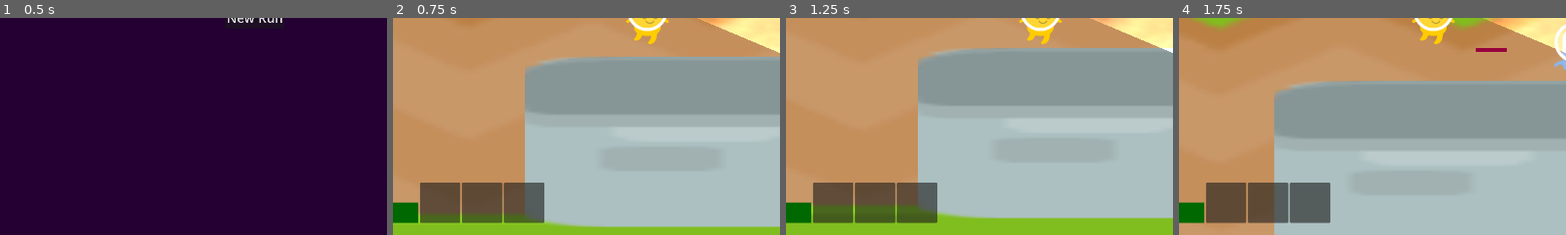
Above: before the commit, frames 1-4 (left to right).
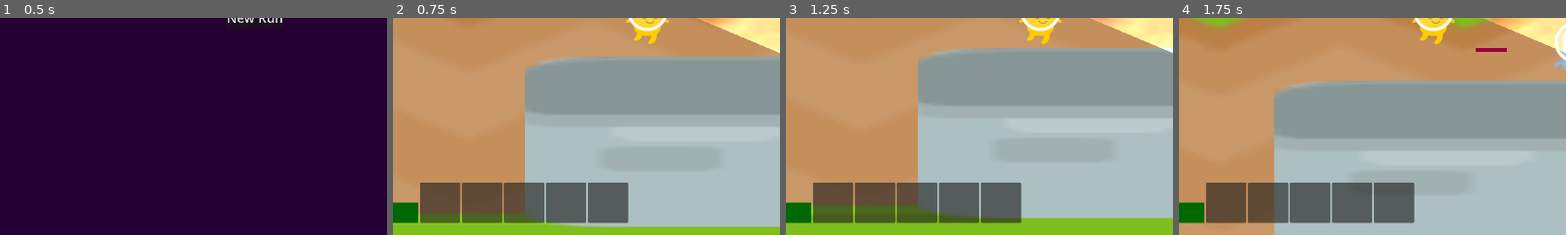
Above: after the commit, the same moments.

Repository: super-Colin/godot-rogue-halls
Game: Godot game, scene res://game.tscn
The game is run twice, just before and just after one commit, with the same random seed, the same clock (stepped at 60 frames per second) and the same inputs.
Inputs (mouse positions are % of the whole screen's width and height, from its top left):
- Up to frame 1 (0.5 s): no input
- Up to frame 2 (0.75 s): click "New Run" at 0.5 s
- Up to frame 3 (1.25 s): no input
- Up to frame 4 (1.75 s): move the mouse to (72, 45) at 1.27 s; hold Right (Move_Right) from 1.28 s (still down); click (72, 45) at 1.35 s; tap Space (Jump) at 1.52 s; tap C (Interact) at 1.55 s
The pictures show only the part of the screen within x 17-67%, y 50-100%; the shares and areas given below are measured in that part.

Frame 1 is identical in both runs. In frame 2, 3.9% of the frame differs, in the area x 39-61%, y 75-95%; in frame 3, 3.9%; in frame 4, 3.9%.

Commit message:
basic skill menu sketch

Diff:
--- a/Globals.gd
+++ b/Globals.gd
@@ -3,6 +3,7 @@
 
 
 var playerRef
+var playerInLevel = false
 #var levelRef
 #var shipRef
 
@@ -10,6 +11,7 @@
 signal s_playerReady
 signal s_playerDied
 
+signal exitLevel
 
 
 
--- a/enemy.gd
+++ b/enemy.gd
@@ -52,7 +52,7 @@
 var dead = false
 
 func _physics_process(delta):
-	if dead:
+	if dead or not Globals.playerInLevel:
 		return
 	if not is_on_floor():
 		velocity.y += _get_gravity(velocity) * delta
--- a/game.gd
+++ b/game.gd
@@ -8,8 +8,14 @@
 func _ready() -> void:
 	%MainMenu.newRun.connect(startNewRun)
 	Globals.s_playerDied.connect(showGameOver)
+	Globals.exitLevel.connect(showShipMenu)
 
 
+
+func showShipMenu():
+	%MainMenu.visible = false
+	%ShipMenu.visible = true
+	Globals.playerInLevel = false
 
 func startNewRun():
 	print("game - starting new run")
@@ -24,12 +30,14 @@
 	var player = playerScene.instantiate()
 	player.position = level.getSpawnPoint()
 	%Level.add_child(player)
+	Globals.playerInLevel = true
 	return
 
 
 
 func showGameOver():
 	%MainMenu.visible = true
+	Globals.playerInLevel = false
 
 
 
--- a/game.tscn
+++ b/game.tscn
@@ -1,7 +1,8 @@
-[gd_scene load_steps=5 format=3 uid="uid://cwdekrbnrp8yo"]
+[gd_scene load_steps=6 format=3 uid="uid://cwdekrbnrp8yo"]
 
 [ext_resource type="Texture2D" uid="uid://cumaw7c1aqwmo" path="res://tiles_sheet.png" id="1_feb5d"]
 [ext_resource type="Script" uid="uid://c4sikoknnuubk" path="res://game.gd" id="1_j5wjh"]
+[ext_resource type="PackedScene" uid="uid://biqkmwcv0bmkf" path="res://ship_menu.tscn" id="4_7jktm"]
 [ext_resource type="PackedScene" uid="uid://b6mvathho3qof" path="res://player_ui.tscn" id="5_7jktm"]
 [ext_resource type="PackedScene" uid="uid://by7o0iymt8xvt" path="res://main_menu.tscn" id="6_eow3j"]
 
@@ -22,5 +23,9 @@
 
 [node name="PlayerUI" parent="CanvasLayer" instance=ExtResource("5_7jktm")]
 
+[node name="ShipMenu" parent="CanvasLayer" instance=ExtResource("4_7jktm")]
+unique_name_in_owner = true
+visible = false
+
 [node name="MainMenu" parent="CanvasLayer" instance=ExtResource("6_eow3j")]
 unique_name_in_owner = true
--- a/player.gd
+++ b/player.gd
@@ -60,22 +60,22 @@
 
 var dead = false
 
-var laserChargesMax = 3.0
-var laserCharges = 3.0
-var laserGenerationEnergyEfficiency = 1.0 # lower is better
-var laserGenerationRate = 0.2 # higher is better
-var laserRegenerationOn = true
-
-var energyMax = 30.0
-var energy = 30.0
-var energyGeneration = 0.0
-
-var oxygenMax = 30.0
-var oxygen = 30.0
-var oxygenGenerationEnergyEfficiency = 1.0 # lower is better
-var oxygenGenerationRate = 2.0 # higher is better
-
-var suitCondition = 100.0
+#var laserChargesMax = 3.0
+#var laserCharges = 3.0
+#var laserGenerationEnergyEfficiency = 1.0 # lower is better
+#var laserGenerationRate = 0.2 # higher is better
+#var laserRegenerationOn = true
+#
+#var energyMax = 30.0
+#var energy = 30.0
+#var energyGeneration = 0.0
+#
+#var oxygenMax = 30.0
+#var oxygen = 30.0
+#var oxygenGenerationEnergyEfficiency = 1.0 # lower is better
+#var oxygenGenerationRate = 2.0 # higher is better
+#
+#var suitCondition = 100.0
 
 
 var currentInteractionObject:Node
@@ -86,10 +86,10 @@
 
 
 func fireLaser():
-	print("player - firing laser, charges left: ", laserCharges)
-	if laserCharges < 1:
-		return
-	laserCharges -= 1
+	print("player - firing laser, charges left: ", Stats.laserCharges)
+	if Stats.laserCharges < 1:
+		return
+	Stats.laserCharges -= 1
 	var las = laserProjectileScene.instantiate()
 	las.position = $'.'.global_position
 	get_tree().root.add_child(las)
@@ -127,50 +127,50 @@
 	currentInteractionObject = null
 
 func rechargeEnergy(amount):
-	energy += amount
-	if energy > energyMax:
-		energy = energyMax
+	Stats.energy += amount
+	if Stats.energy > Stats.energyMax:
+		Stats.energy = Stats.energyMax
 
 
 
 func fullRecharge():
-	laserCharges = laserChargesMax
-	energy = energyMax
-	oxygen = oxygenMax
+	Stats.laserCharges = Stats.laserChargesMax
+	Stats.energy = Stats.energyMax
+	Stats.oxygen = Stats.oxygenMax
 
 func handleOxygenDrain(delta):
-	oxygen -= delta
+	Stats.oxygen -= delta
 	# Die at -x, bar doesn't show below 0, screen starts flashing red... then game over
-	if oxygen < -4.0:
+	if Stats.oxygen < -4.0:
 		Globals.s_playerDied.emit()
 		dead = true
 		print("player - died from oxygen")
 
 
 func generateEnergy(delta):
-	energy += delta * energyGeneration
+	Stats.energy += delta * Stats.energyGeneration
 
 func generateOxygen(delta):
-	var energyCost = delta * oxygenGenerationEnergyEfficiency
+	var energyCost = delta * Stats.oxygenGenerationEnergyEfficiency
 	#if energy >= delta and oxygen < oxygenMax:
-	if energy >= energyCost and oxygen < oxygenMax:
-		energy -= energyCost
-		oxygen += delta * oxygenGenerationRate
+	if Stats.energy >= energyCost and Stats.oxygen < Stats.oxygenMax:
+		Stats.energy -= energyCost
+		Stats.oxygen += delta * Stats.oxygenGenerationRate
 
 func generateLaser(delta):
-	if not laserRegenerationOn:
-		return
-	var energyCost = delta * laserGenerationEnergyEfficiency
+	if not Stats.laserRegenerationOn:
+		return
+	var energyCost = delta * Stats.laserGenerationEnergyEfficiency
 	#var unitProduction = energy * laserGenerationRate
-	if laserCharges < laserChargesMax and energy > energyCost:
-		energy -= energyCost
-		laserCharges += delta * laserGenerationRate
+	if Stats.laserCharges < Stats.laserChargesMax and Stats.energy > energyCost:
+		Stats.energy -= energyCost
+		Stats.laserCharges += delta * Stats.laserGenerationRate
 
 
 
 
 func _physics_process(delta):
-	if dead:
+	if dead or not Globals.playerInLevel:
 		return
 	generateEnergy(delta)
 	generateOxygen(delta)
--- /dev/null
+++ b/player_stats.gd
@@ -0,0 +1,22 @@
+extends Node
+
+
+
+
+
+var laserChargesMax = 3.0
+var laserCharges = 3.0
+var laserGenerationEnergyEfficiency = 1.0 # lower is better
+var laserGenerationRate = 0.2 # higher is better
+var laserRegenerationOn = true
+
+var energyMax = 30.0
+var energy = 30.0
+var energyGeneration = 0.0
+
+var oxygenMax = 30.0
+var oxygen = 30.0
+var oxygenGenerationEnergyEfficiency = 1.0 # lower is better
+var oxygenGenerationRate = 2.0 # higher is better
+
+var suitCondition = 100.0
--- a/player_ui.gd
+++ b/player_ui.gd
@@ -30,8 +30,8 @@
 
 func _physics_process(delta: float) -> void:
 	if Globals.playerRef:
-		%Energy.value = Globals.playerRef.energy
-		%Oxygen.value = Globals.playerRef.oxygen
+		%Energy.value = Stats.energy
+		%Oxygen.value = Stats.oxygen
 		trackLaserCharges()
 
 func trackLaserCharges():
@@ -42,7 +42,7 @@
 	for shell in %Magazine.get_children():
 		#i += 1
 		# something like shell recharge progress = Globals.playerRef.laserCharges % i   ???
-		if Globals.playerRef.laserCharges >= i:
+		if Stats.laserCharges >= i:
 			shell.visible = true
 		else:
 			shell.visible = false
@@ -62,12 +62,12 @@
 		%InteractionPrompt.text = newPrompt
 
 func setEnergyBar():
-	%Energy.max_value = Globals.playerRef.energyMax
-	%Energy.value = Globals.playerRef.energy
+	%Energy.max_value = Stats.energyMax
+	%Energy.value = Stats.energy
 
 func setOxygenBar():
-	%Oxygen.max_value = Globals.playerRef.oxygenMax
-	%Oxygen.value = Globals.playerRef.oxygen
+	%Oxygen.max_value = Stats.oxygenMax
+	%Oxygen.value = Stats.oxygen
 
 var standardShellSize = 20
 func setMagazineBar():
@@ -76,9 +76,9 @@
 			c.queue_free()
 		var verticalSize = %Magazine.get_parent_area_size().y
 		var shellSize = standardShellSize
-		if standardShellSize * Globals.playerRef.laserChargesMax > verticalSize:
-			shellSize = verticalSize / (Globals.playerRef.laserChargesMax + 1)
-		for s in Globals.playerRef.laserChargesMax:
+		if standardShellSize * Stats.laserChargesMax > verticalSize:
+			shellSize = verticalSize / (Stats.laserChargesMax + 1)
+		for s in Stats.laserChargesMax:
 			var cRect = ColorRect.new()
 			cRect.custom_minimum_size = Vector2(50, shellSize)
 			cRect.color = Color(200,0,0)
--- a/player_ui.tscn
+++ b/player_ui.tscn
@@ -149,3 +149,21 @@
 [node name="TextureRect" type="TextureRect" parent="HBoxContainer/Inventory/PanelContainer3"]
 layout_mode = 2
 expand_mode = 3
+
+[node name="PanelContainer4" type="PanelContainer" parent="HBoxContainer/Inventory"]
+custom_minimum_size = Vector2(100, 100)
+layout_mode = 2
+size_flags_vertical = 8
+
+[node name="TextureRect" type="TextureRect" parent="HBoxContainer/Inventory/PanelContainer4"]
+layout_mode = 2
+expand_mode = 3
+
+[node name="PanelContainer5" type="PanelContainer" parent="HBoxContainer/Inventory"]
+custom_minimum_size = Vector2(100, 100)
+layout_mode = 2
+size_flags_vertical = 8
+
+[node name="TextureRect" type="TextureRect" parent="HBoxContainer/Inventory/PanelContainer5"]
+layout_mode = 2
+expand_mode = 3
--- a/project.godot
+++ b/project.godot
@@ -19,6 +19,7 @@
 
 Globals="*res://Globals.gd"
 Inventory="*res://inventory_manager.gd"
+Stats="*res://player_stats.gd"
 
 [display]
 
--- /dev/null
+++ b/ship_menu.tscn
@@ -0,0 +1,285 @@
+[gd_scene load_steps=4 format=3 uid="uid://biqkmwcv0bmkf"]
+
+[ext_resource type="Texture2D" uid="uid://dhc406tshlctc" path="res://pattern_46.png" id="1_fwr7s"]
+[ext_resource type="Texture2D" uid="uid://b6fxttte02rd2" path="res://pattern_37.png" id="2_xiitf"]
+
+[sub_resource type="StyleBoxFlat" id="StyleBoxFlat_abdte"]
+bg_color = Color(7.21961e-07, 0.449836, 0.218889, 1)
+
+[node name="ShipMenu" type="MarginContainer"]
+anchors_preset = 15
+anchor_right = 1.0
+anchor_bottom = 1.0
+grow_horizontal = 2
+grow_vertical = 2
+
+[node name="ColorRect" type="ColorRect" parent="."]
+layout_mode = 2
+color = Color(2.40654e-08, 0.212954, 0.118689, 1)
+
+[node name="NavigationChoices" type="VBoxContainer" parent="."]
+visible = false
+layout_mode = 2
+size_flags_horizontal = 4
+size_flags_vertical = 4
+
+[node name="Button" type="Button" parent="NavigationChoices"]
+layout_mode = 2
+theme_override_font_sizes/font_size = 24
+text = "Ship Choice 1"
+
+[node name="Button2" type="Button" parent="NavigationChoices"]
+layout_mode = 2
+theme_override_font_sizes/font_size = 24
+text = "Ship Choice 2"
+
+[node name="SkillTrees" type="HBoxContainer" parent="."]
+layout_mode = 2
+size_flags_horizontal = 4
+size_flags_vertical = 4
+theme_override_constants/separation = 50
+
+[node name="AgilityTree" type="VBoxContainer" parent="SkillTrees"]
+layout_mode = 2
+size_flags_horizontal = 4
+size_flags_vertical = 4
+
+[node name="Label" type="Label" parent="SkillTrees/AgilityTree"]
+custom_minimum_size = Vector2(200, 0)
+layout_mode = 2
+theme_override_font_sizes/font_size = 32
+text = "Agility"
+horizontal_alignment = 1
+
+[node name="HBoxContainer3" type="HBoxContainer" parent="SkillTrees/AgilityTree"]
+layout_mode = 2
+theme_override_constants/separation = 10
+
+[node name="Level3" type="Button" parent="SkillTrees/AgilityTree/HBoxContainer3"]
+layout_mode = 2
+size_flags_horizontal = 3
+theme_override_font_sizes/font_size = 24
+disabled = true
+toggle_mode = true
+button_pressed = true
+text = "Max"
+
+[node name="TextureRect" type="TextureRect" parent="SkillTrees/AgilityTree/HBoxContainer3"]
+custom_minimum_size = Vector2(50, 50)
+layout_mode = 2
+texture = ExtResource("1_fwr7s")
+expand_mode = 2
+
+[node name="HBoxContainer2" type="HBoxContainer" parent="SkillTrees/AgilityTree"]
+layout_mode = 2
+theme_override_constants/separation = 10
+
+[node name="Level2" type="Button" parent="SkillTrees/AgilityTree/HBoxContainer2"]
+layout_mode = 2
+size_flags_horizontal = 3
+theme_override_font_sizes/font_size = 24
+disabled = true
+toggle_mode = true
+button_pressed = true
+text = "Level 2"
+
+[node name="TextureRect" type="TextureRect" parent="SkillTrees/AgilityTree/HBoxContainer2"]
+custom_minimum_size = Vector2(50, 50)
+layout_mode = 2
+texture = ExtResource("2_xiitf")
+expand_mode = 2
+
+[node name="Label" type="Label" parent="SkillTrees/AgilityTree/HBoxContainer2/TextureRect"]
+layout_mode = 1
+anchors_preset = 2
+anchor_top = 1.0
+anchor_bottom = 1.0
+offset_top = -45.0
+offset_right = 36.0
+grow_vertical = 0
+theme_override_colors/font_color = Color(0.776471, 0, 0, 1)
+theme_override_font_sizes/font_size = 32
+text = "x2"
+vertical_alignment = 2
+
+[node name="HBoxContainer1" type="HBoxContainer" parent="SkillTrees/AgilityTree"]
+layout_mode = 2
+theme_override_constants/separation = 10
+
+[node name="Level1" type="Button" parent="SkillTrees/AgilityTree/HBoxContainer1"]
+layout_mode = 2
+size_flags_horizontal = 3
+theme_override_font_sizes/font_size = 24
+toggle_mode = true
+button_pressed = true
+text = "Level 1"
+
+[node name="TextureRect" type="TextureRect" parent="SkillTrees/AgilityTree/HBoxContainer1"]
+custom_minimum_size = Vector2(50, 50)
+layout_mode = 2
+texture = ExtResource("2_xiitf")
+expand_mode = 2
+
+[node name="Looting" type="VBoxContainer" parent="SkillTrees"]
+layout_mode = 2
+size_flags_horizontal = 4
+size_flags_vertical = 4
+
+[node name="Label" type="Label" parent="SkillTrees/Looting"]
+custom_minimum_size = Vector2(200, 0)
+layout_mode = 2
+theme_override_font_sizes/font_size = 32
+text = "Looting"
+horizontal_alignment = 1
+
+[node name="HBoxContainer3" type="HBoxContainer" parent="SkillTrees/Looting"]
+layout_mode = 2
+theme_override_constants/separation = 10
+
+[node name="Level3" type="Button" parent="SkillTrees/Looting/HBoxContainer3"]
+layout_mode = 2
+size_flags_horizontal = 3
+theme_override_font_sizes/font_size = 24
+disabled = true
+toggle_mode = true
+button_pressed = true
+text = "Max"
+
+[node name="TextureRect" type="TextureRect" parent="SkillTrees/Looting/HBoxContainer3"]
+custom_minimum_size = Vector2(50, 50)
+layout_mode = 2
+texture = ExtResource("1_fwr7s")
+expand_mode = 2
+
+[node name="HBoxContainer2" type="HBoxContainer" parent="SkillTrees/Looting"]
+layout_mode = 2
+theme_override_constants/separation = 10
+
+[node name="Level2" type="Button" parent="SkillTrees/Looting/HBoxContainer2"]
+layout_mode = 2
+size_flags_horizontal = 3
+theme_override_font_sizes/font_size = 24
+toggle_mode = true
+button_pressed = true
+text = "Level 2"
+
+[node name="TextureRect" type="TextureRect" parent="SkillTrees/Looting/HBoxContainer2"]
+custom_minimum_size = Vector2(50, 50)
+layout_mode = 2
+texture = ExtResource("2_xiitf")
+expand_mode = 2
+
+[node name="Label" type="Label" parent="SkillTrees/Looting/HBoxContainer2/TextureRect"]
+layout_mode = 1
+anchors_preset = 2
+anchor_top = 1.0
+anchor_bottom = 1.0
+offset_top = -45.0
+offset_right = 36.0
+grow_vertical = 0
+theme_override_colors/font_color = Color(0.776471, 0, 0, 1)
+theme_override_font_sizes/font_size = 32
+text = "x2"
+vertical_alignment = 2
+
+[node name="HBoxContainer1" type="HBoxContainer" parent="SkillTrees/Looting"]
+layout_mode = 2
+theme_override_constants/separation = 10
+
+[node name="Level1" type="Button" parent="SkillTrees/Looting/HBoxContainer1"]
+layout_mode = 2
+size_flags_horizontal = 3
+theme_override_font_sizes/font_size = 24
+theme_override_styles/disabled = SubResource("StyleBoxFlat_abdte")
+disabled = true
+toggle_mode = true
+button_pressed = true
+text = "Level 1"
+
+[node name="TextureRect" type="TextureRect" parent="SkillTrees/Looting/HBoxContainer1"]
+custom_minimum_size = Vector2(50, 50)
+layout_mode = 2
+texture = ExtResource("2_xiitf")
+expand_mode = 2
+
+[node name="AgilityTree3" type="VBoxContainer" parent="SkillTrees"]
+layout_mode = 2
+size_flags_horizontal = 4
+size_flags_vertical = 4
+
+[node name="Label" type="Label" parent="SkillTrees/AgilityTree3"]
+custom_minimum_size = Vector2(200, 0)
+layout_mode = 2
+theme_override_font_sizes/font_size = 32
+text = "Combat"
+horizontal_alignment = 1
+
+[node name="HBoxContainer4" type="HBoxContainer" parent="SkillTrees/AgilityTree3"]
+layout_mode = 2
+theme_override_constants/separation = 10
+
+[node name="Level3" type="Button" parent="SkillTrees/AgilityTree3/HBoxContainer4"]
+layout_mode = 2
+size_flags_horizontal = 3
+theme_override_font_sizes/font_size = 24
+disabled = true
+toggle_mode = true
+button_pressed = true
+text = "Max"
+
+[node name="TextureRect" type="TextureRect" parent="SkillTrees/AgilityTree3/HBoxContainer4"]
+custom_minimum_size = Vector2(50, 50)
+layout_mode = 2
+texture = ExtResource("1_fwr7s")
+expand_mode = 2
+
+[node name="HBoxContainer2" type="HBoxContainer" parent="SkillTrees/AgilityTree3"]
+layout_mode = 2
+theme_override_constants/separation = 10
+
+[node name="Level2" type="Button" parent="SkillTrees/AgilityTree3/HBoxContainer2"]
+layout_mode = 2
+size_flags_horizontal = 3
+theme_override_font_sizes/font_size = 24
+toggle_mode = true
+button_pressed = true
+text = "Level 2"
+
+[node name="TextureRect" type="TextureRect" parent="SkillTrees/AgilityTree3/HBoxContainer2"]
+custom_minimum_size = Vector2(50, 50)
+layout_mode = 2
+texture = ExtResource("2_xiitf")
+expand_mode = 2
+
+[node name="Label" type="Label" parent="SkillTrees/AgilityTree3/HBoxContainer2/TextureRect"]
+layout_mode = 1
+anchors_preset = 2
+anchor_top = 1.0
+anchor_bottom = 1.0
+offset_top = -45.0
+offset_right = 36.0
+grow_vertical = 0
+theme_override_colors/font_color = Color(0.776471, 0, 0, 1)
+theme_override_font_sizes/font_size = 32
+text = "x2"
+vertical_alignment = 2
+
+[node name="HBoxContainer1" type="HBoxContainer" parent="SkillTrees/AgilityTree3"]
+layout_mode = 2
+theme_override_constants/separation = 10
+
+[node name="Level1" type="Button" parent="SkillTrees/AgilityTree3/HBoxContainer1"]
+layout_mode = 2
+size_flags_horizontal = 3
+theme_override_font_sizes/font_size = 24
+theme_override_styles/disabled = SubResource("StyleBoxFlat_abdte")
+disabled = true
+toggle_mode = true
+button_pressed = true
+text = "Level 1"
+
+[node name="TextureRect" type="TextureRect" parent="SkillTrees/AgilityTree3/HBoxContainer1"]
+custom_minimum_size = Vector2(50, 50)
+layout_mode = 2
+texture = ExtResource("2_xiitf")
+expand_mode = 2
--- a/transition_door.gd
+++ b/transition_door.gd
@@ -8,8 +8,14 @@
 @export var interactionPrompt:String = "Open Door"
 
 
+func _ready() -> void:
+	if isLevelExit:
+		interactionPrompt = "Exit Level"
 
 func playerInteraction():
+	if isLevelExit:
+		Globals.exitLevel.emit()
+		return
 	openRequested.emit()
 	print("door - open requested")
 
@@ -35,4 +41,6 @@
 
 
 
+
+
 #
Not shown, added: player_stats.gd.uid
